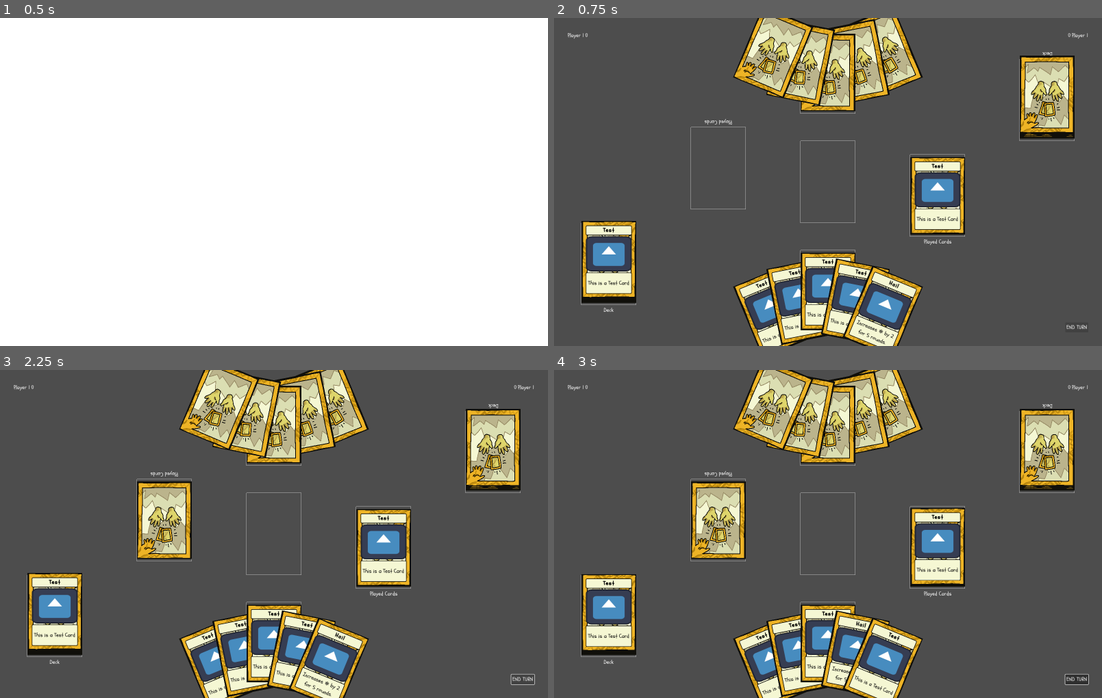
Above: before the commit, frames 1-4 (two rows, left to right).
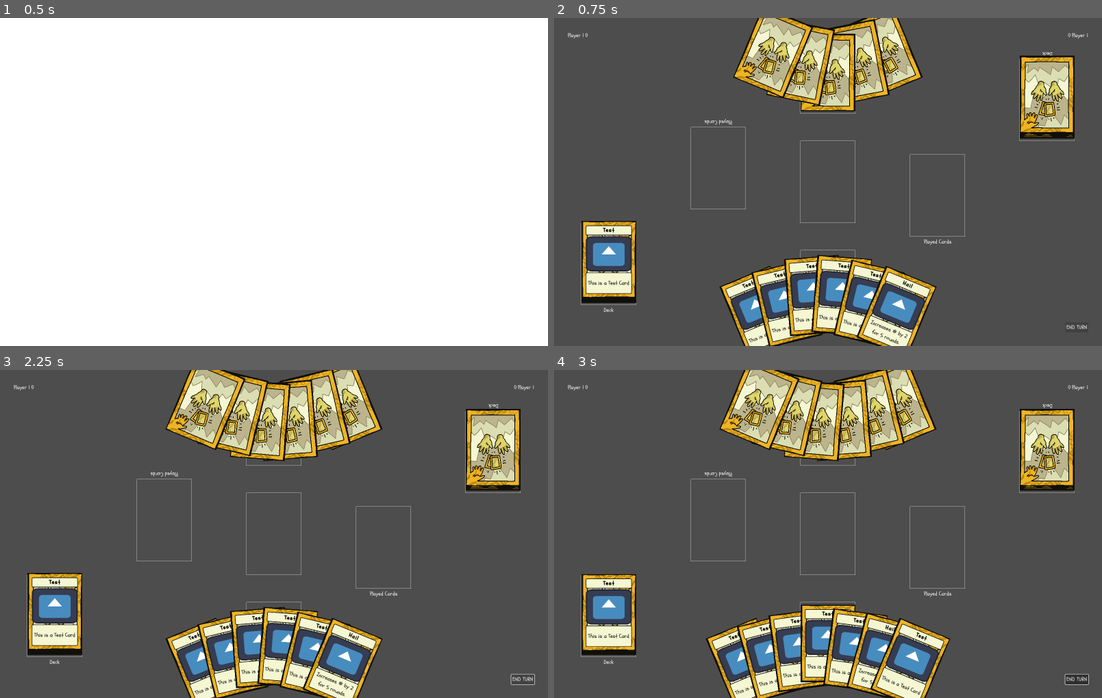
Above: after the commit, the same moments.

Repository: team-fow/hackathon
Game: Godot game, scene res://scenes/game/game.tscn
The game is run twice, just before and just after one commit, with the same random seed, the same clock (stepped at 60 frames per second) and the same inputs. The engine's default icon, where the game draws it, is replaced by a stand-in: a white triangle on a blue panel in a dark square.
Inputs (mouse positions are in pixels of both pictures, inside the frame that each line leads up to):
- Up to frame 1 (0.5 s): no input
- Up to frame 2 (0.75 s): click "END TURN" at 0.5 s
- Up to frame 3 (2.25 s): click "END TURN" at 1.25 s; click "END TURN" at 2 s
- Up to frame 4 (3 s): tap Enter at 2.75 s; drag from (773, 665) to (882, 461) at 2.77 s

Frame 1 is identical in both runs. In frame 2, 8.9% of the frame differs, in the area x 30-75%, y 42-100%; in frame 3, 19%, in the area x 25-75%, y 0-100%; in frame 4, 18%.

Commit message:
removed discard test

Diff:
--- a/scenes/player/player.gd
+++ b/scenes/player/player.gd
@@ -36,7 +36,6 @@
 		var card: Card = deck.cards[-1]
 		deck.remove_card(card)
 		_send_card_to_hand(card)
-		discard_random(1)
 
 
 func discard_random(amount: int) -> void:
